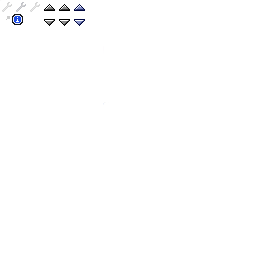
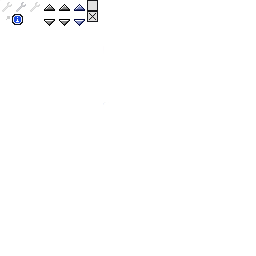
Revision of a layered 256 x 256 image; what changed, layer by layer:
painted on "Icons" over <box>87,0,98,22</box>
